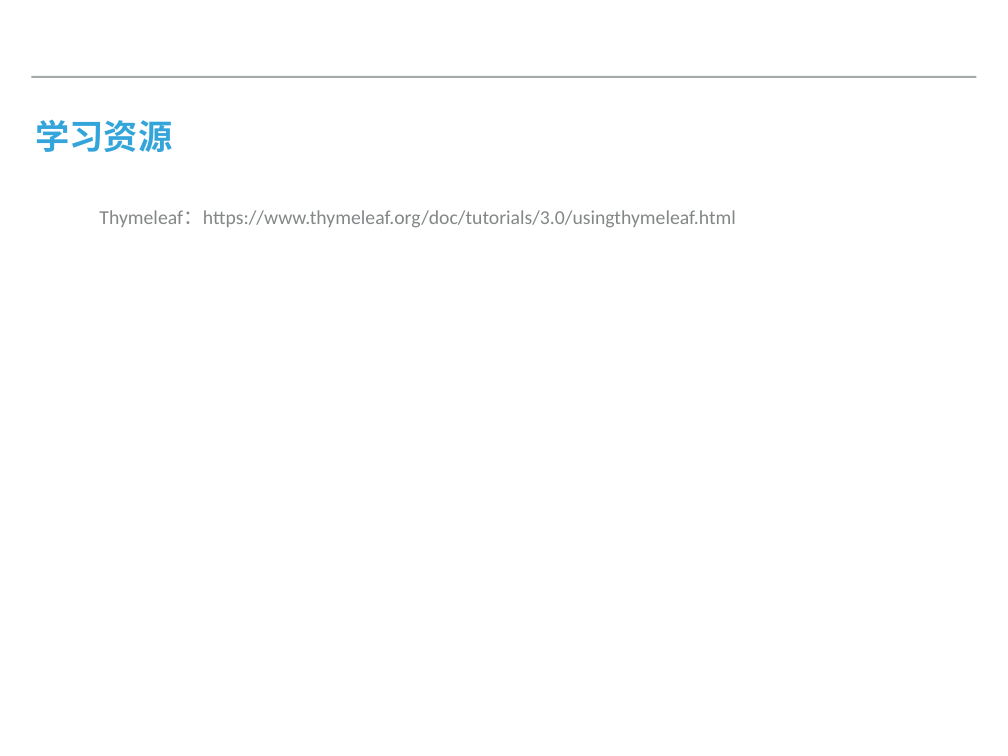
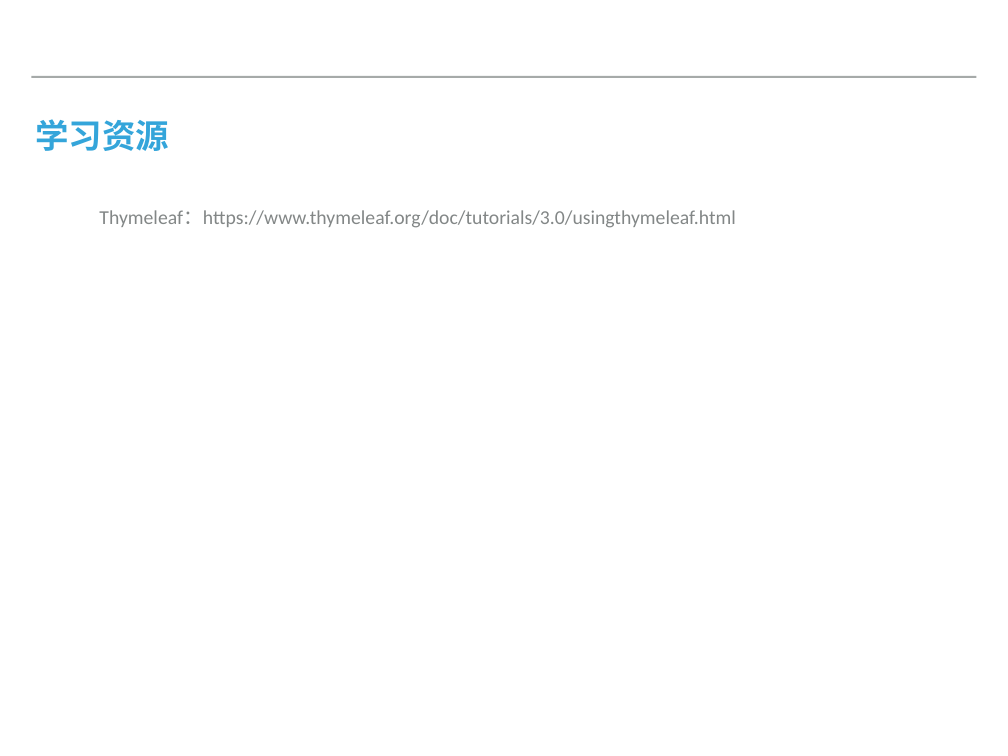
Before and after one commit to vincent950602/PsychologyTest, a slide deck: slide 10 of 框架介绍.pptx. Drawn at 1008x756 pixels with LibreOffice and Linux fonts; fonts in the diff are those of the drawing. Boxes give left, top, right and bottom in pixels: in the first picture for what was removed or moved away, otherwise in the second. Text is boxed around its words. In the diff, an @@ line names an element or a change of style, - is before the commit and + after.

```diff
--- a/框架介绍.pptx
+++ b/框架介绍.pptx
@@ title "学习资源" at (x1=35, y1=119, x2=169, y2=151): size 34.8 to 34 pt @@
```
Also in this commit, not shown: 7 other slides changed.
